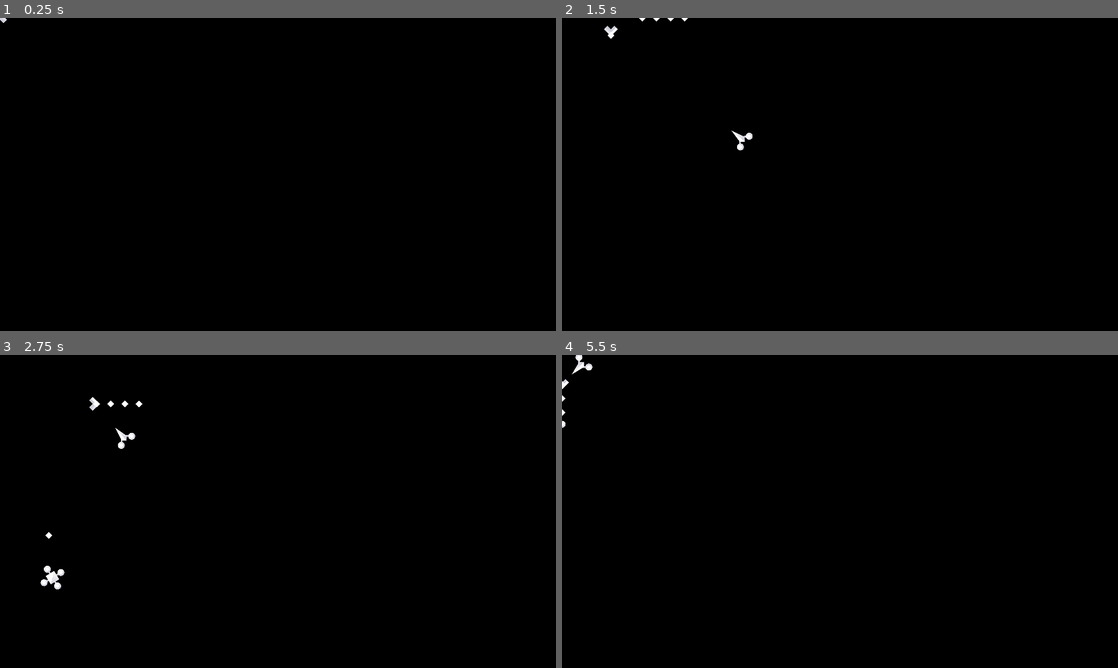
Above: before the commit, frames 1-4 (two rows, left to right).
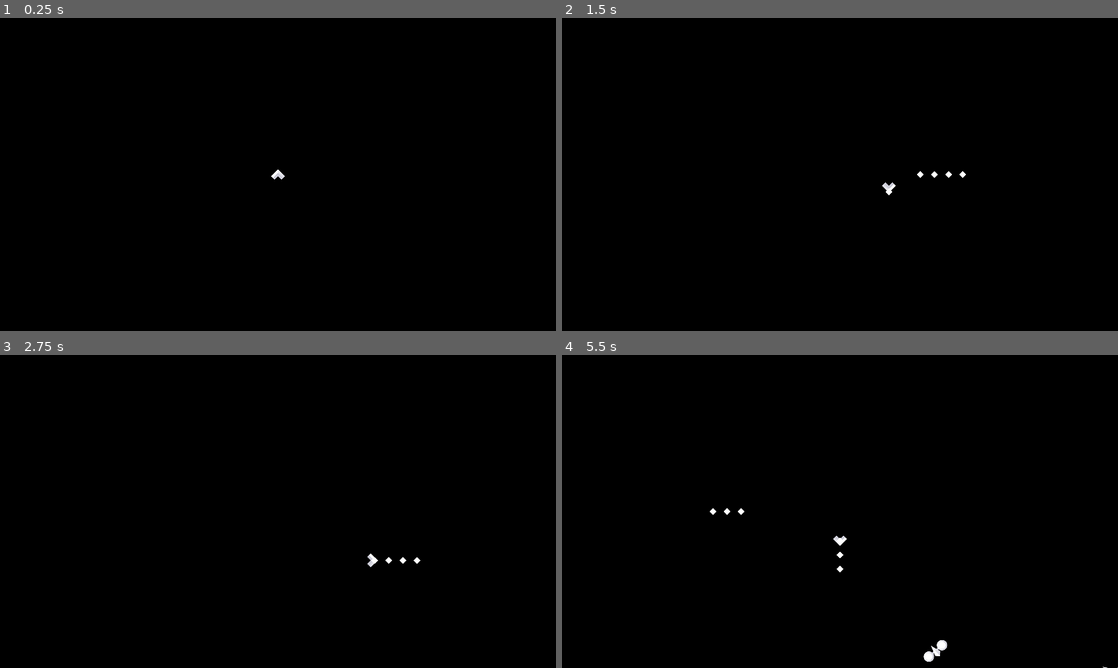
Above: after the commit, the same moments.

Repository: wdfeer/spaceshooter
Game: Godot game, scene res://src/mars.tscn
Two runs of this game, one before a commit and one after it. Both use one fixed random seed, a clock stepped at 60 frames per second and the inputs below. This scene is started directly instead of the project's main scene.
Inputs (mouse positions are in pixels of both pictures, inside the frame that each line leads up to):
- Up to frame 1 (0.25 s): no input
- Up to frame 2 (1.5 s): tap Enter at 0.5 s; move the mouse to (962, 158) at 0.52 s; press the mouse at (962, 158) at 0.53 s; hold D (right) 0.53-1.28 s; move the mouse to (728, 190) at 1.27 s; release the mouse at (728, 190) at 1.28 s; hold S (down) from 1.28 s (still down); click (728, 190) at 1.35 s
- Up to frame 3 (2.75 s): move the mouse to (333, 442) at 2.02 s; release S (down) at 2.03 s; press the mouse at (333, 442) at 2.03 s; hold D (right) from 2.03 s (still down)
- Up to frame 4 (5.5 s): move the mouse to (812, 574) at 2.77 s; release D (right) at 2.78 s; release the mouse at (812, 574) at 2.78 s; hold W (up) 2.78-3.53 s; click (812, 574) at 2.85 s; move the mouse to (1006, 558) at 3.52 s; press the mouse at (1006, 558) at 3.53 s; hold A (left) 3.53-5.03 s; move the mouse to (673, 464) at 4.27 s; release the mouse at (673, 464) at 4.28 s; click (673, 464) at 4.35 s; move the mouse to (867, 511) at 5.02 s; press the mouse at (867, 511) at 5.03 s; hold S (down) from 5.03 s (still down)

The runs differ from the first frame. In frame 1, less than 0.1% of the frame differs, in the area x 0-52%, y 0-52%; in frame 2, 0.3%; in frame 3, 0.4%, in the area x 7-76%, y 13-75%; in frame 4, 0.4%.

Commit message:
Let player exit mars.tscn

Diff:
--- /dev/null
+++ b/src/mars.gd
@@ -0,0 +1,5 @@
+extends Area2D
+
+func _on_area_exited(area: Area2D) -> void:
+	if area is Player:
+		get_tree().change_scene_to_file("res://src/solar_system/solar_system.tscn")
--- a/src/mars.tscn
+++ b/src/mars.tscn
@@ -1,10 +1,22 @@
-[gd_scene load_steps=3 format=3 uid="uid://1jqojvimrfhr"]
+[gd_scene load_steps=5 format=3 uid="uid://1jqojvimrfhr"]
 
+[ext_resource type="Script" path="res://src/mars.gd" id="1_b4rev"]
 [ext_resource type="PackedScene" uid="uid://c6er7x7dtmehh" path="res://src/enemy/enemy_spawner.tscn" id="1_sn47i"]
 [ext_resource type="PackedScene" uid="uid://bbwre6tb1fepi" path="res://src/player/player.tscn" id="2_fu306"]
 
-[node name="Mars" type="Node2D"]
+[sub_resource type="RectangleShape2D" id="RectangleShape2D_xr4fa"]
+size = Vector2(2640, 1480)
+
+[node name="Mars" type="Area2D"]
+position = Vector2(1280, 720)
+monitorable = false
+script = ExtResource("1_b4rev")
+
+[node name="CollisionShape2D" type="CollisionShape2D" parent="."]
+shape = SubResource("RectangleShape2D_xr4fa")
 
 [node name="EnemySpawner" parent="." instance=ExtResource("1_sn47i")]
 
 [node name="Player" parent="." instance=ExtResource("2_fu306")]
+
+[connection signal="area_exited" from="." to="." method="_on_area_exited"]
--- a/src/solar_system/solar_system.gd
+++ b/src/solar_system/solar_system.gd
@@ -1,5 +1,5 @@
 extends Area2D
-
+pass # Replace with function body.
 func _on_area_exited(area: Area2D) -> void:
 	if area is Player:
 		area.global_position = global_position
